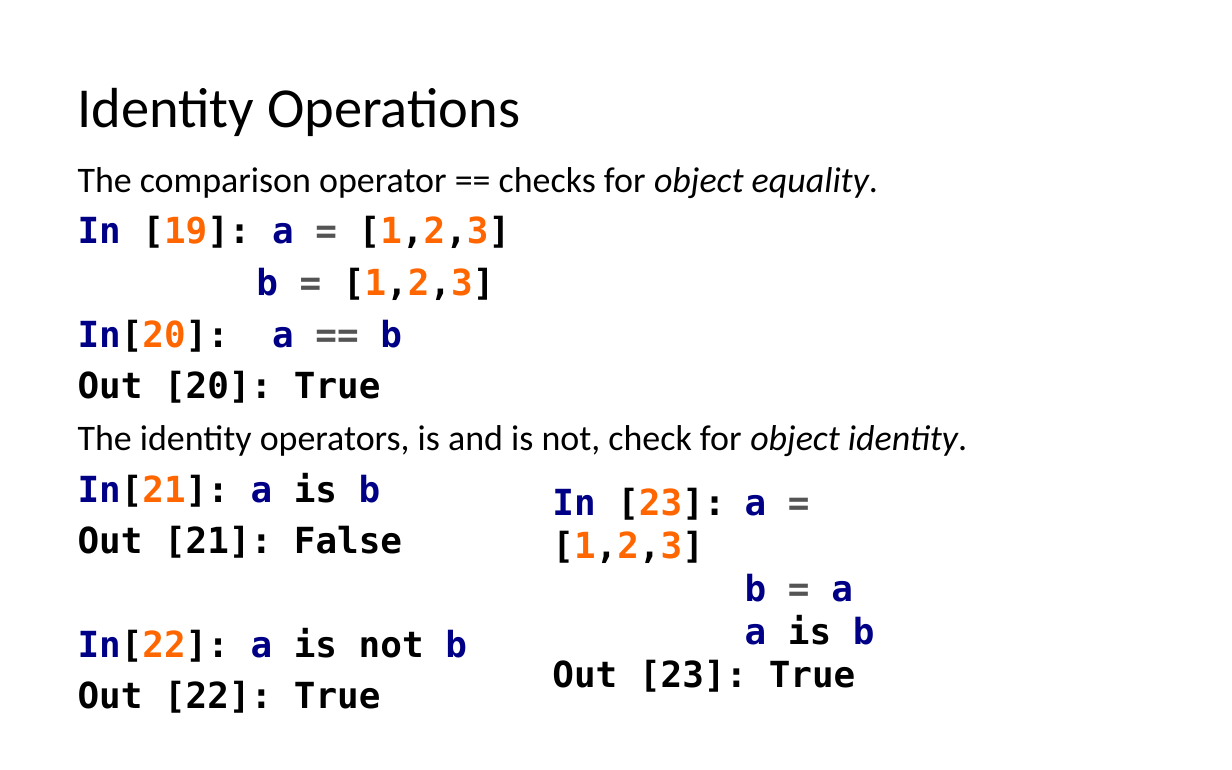
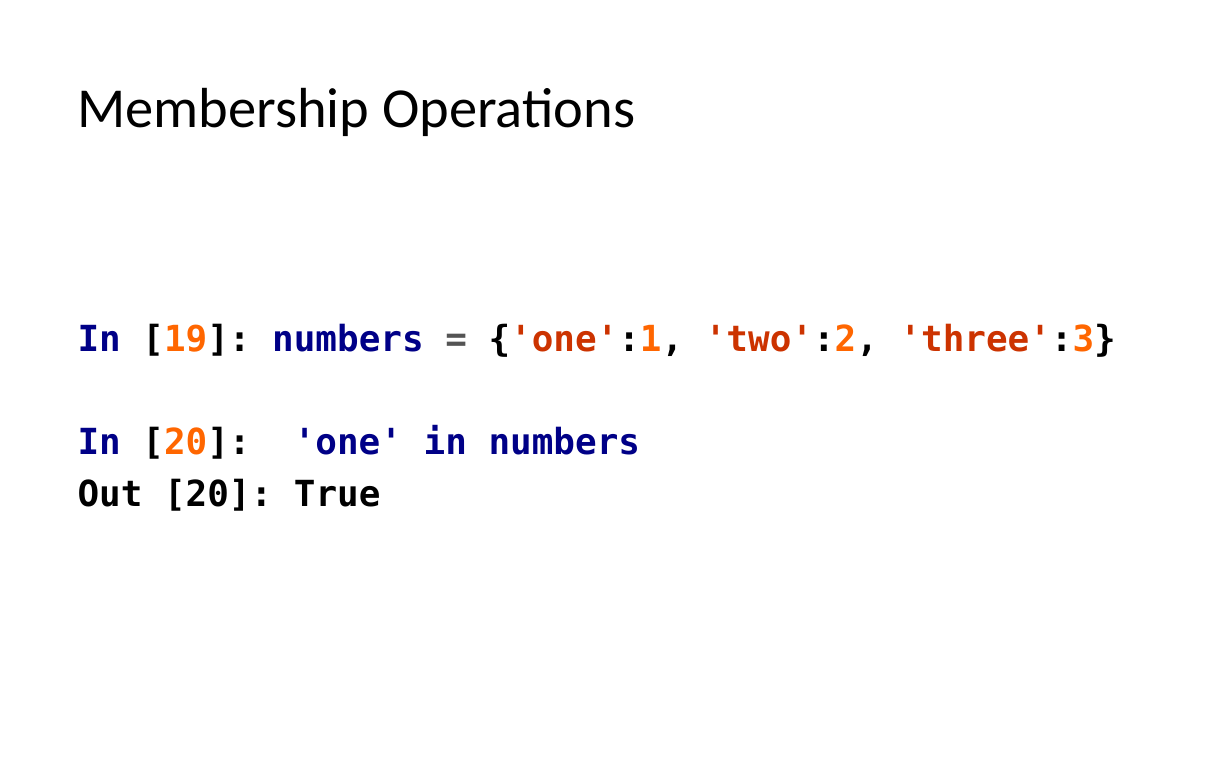
Before and after one commit to LongBaoNguyen/longbaonguyen.github.io, a slide deck: slide 16 of courses/apcsp/lect7.pptx. Drawn at 1232x770 pixels with LibreOffice and Linux fonts; fonts in the diff are those of the drawing. Boxes give left, top, right and bottom in pixels: in the first picture for what was removed or moved away, otherwise in the second. Text is boxed around its words. In the diff, an @@ line names an element or a change of style, - is before the commit and + after.

```diff
--- a/courses/apcsp/lect7.pptx
+++ b/courses/apcsp/lect7.pptx
@@ title at bbox=[78, 87, 635, 136]: text changed @@
-Identity Operations
+Membership Operations
@@ text at bbox=[78, 323, 1116, 459]: text changed; font Calibri to DejaVu Sans Mono; text colour #000000 to #000087; bold on @@
-The comparison operator == checks for object equality.
-In [19]: a = [1,2,3]
-b = [1,2,3]
-In[20]: a == b
+In [19]: numbers = {'one':1, 'two':2, 'three':3}
+In [20]: 'one' in numbers
@@ text at bbox=[78, 425, 967, 713]: paragraphs removed @@
-The identity operators, is and is not, check for object identity.
-In[21]: a is b
-Out [21]: False
-In[22]: a is not b
-Out [22]: True
@@ text removed at bbox=[552, 487, 875, 692] @@
-In [23]: a = [1,2,3]
-b = a
-a is b
-Out [23]: True
```
Also in this commit, not shown: 5 other slides changed, 2 slides added, 4 slides removed, 2 other files.
